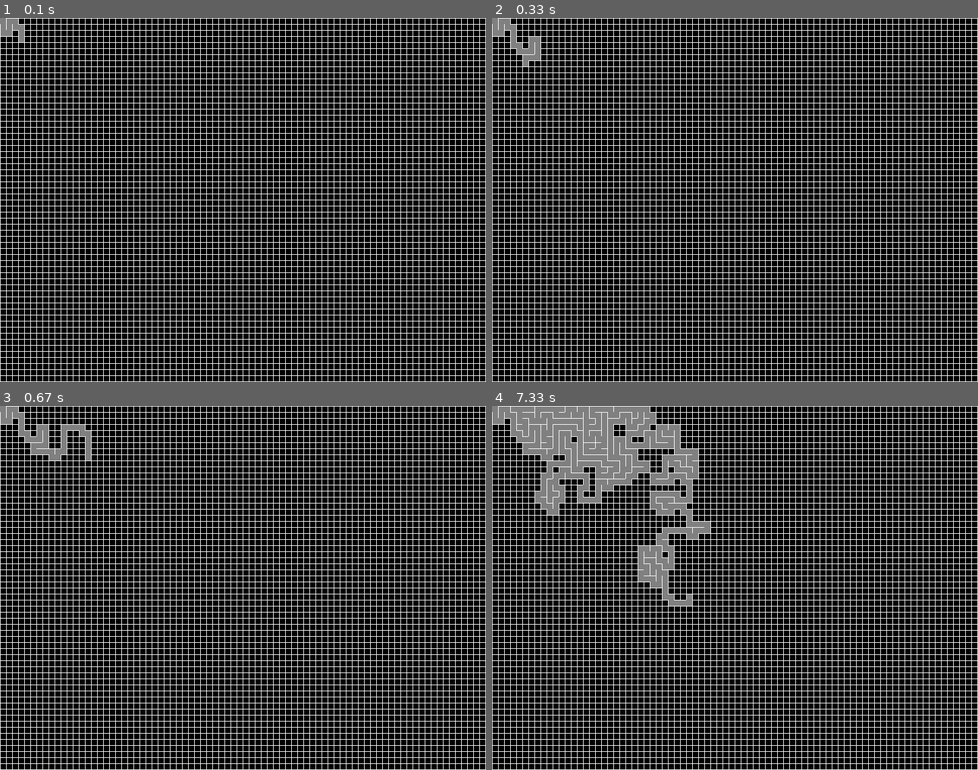
Above: before the commit, frames 1-4 (two rows, left to right).
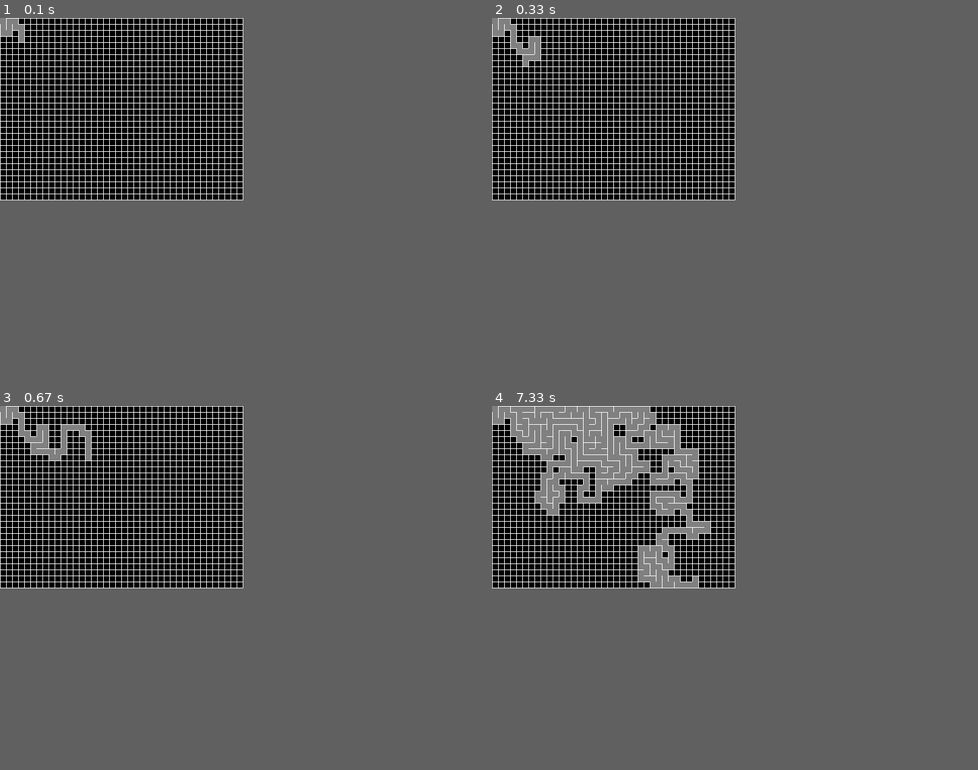
Above: after the commit, the same moments.

Repository: mauodias/coding_challenges
Game: pygame game, started from maze/main.py
The game is run twice, just before and just after one commit, with the same random seed, the same clock (stepped at 60 frames per second) and the same inputs.
Inputs:
- Up to frame 1 (0.1 s): no input
- Up to frame 2 (0.33 s): no input
- Up to frame 3 (0.67 s): no input
- Up to frame 4 (7.33 s): no input
In our replay, the window is 801x601 before the commit and 401x301 after it. These sizes can differ from the game's own. Grey fills any space a smaller window leaves; there, only what the larger window draws over its background counts as a difference.

The runs differ from the first frame. In frame 1, 14% of the frame differs, in the area x 0-100%, y 0-100%; in frame 2, 14%; in frame 3, 14%; in frame 4, 15%.

Commit message:
Renames mazegen to maze

Diff:
--- a/mazegen/main.py
+++ b/maze/main.py
@@ -1,8 +1,8 @@
 from game import Game, Colors
 from mazegen import Maze
 
-rows=60
-cols=80
+rows=30
+cols=40
 resolution=10
 
 BLACK=(0,0,0)
Renamed: mazegen/config.yml -> maze/config.yml
Renamed: mazegen/game.py -> maze/game.py
Renamed: mazegen/mazegen.py -> maze/mazegen.py
Renamed: mazegen/requirements.txt -> maze/requirements.txt
